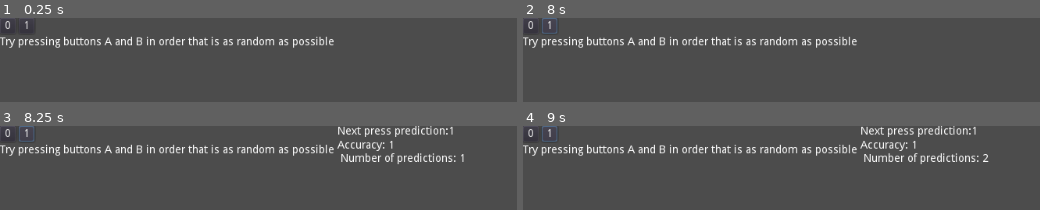
Above: before the commit, frames 1-4 (two rows, left to right).
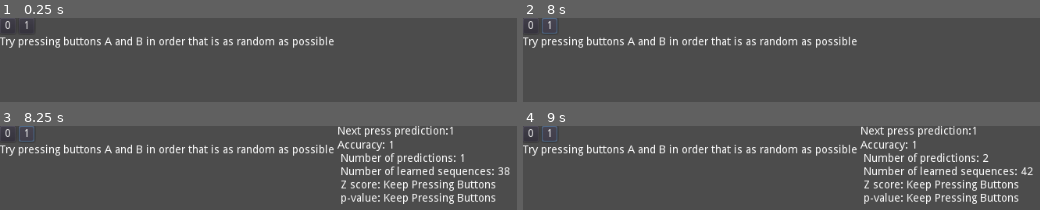
Above: after the commit, the same moments.

Repository: Winsalot/HumanRandomnessTest
Game: Godot game, scene res://Main.tscn
The game is run twice, just before and just after one commit, with the same random seed, the same clock (stepped at 60 frames per second) and the same inputs.
Inputs:
- Up to frame 1 (0.25 s): no input
- Up to frame 2 (8 s): click "0" at 0.5 s; click "1" at 1.25 s; click "0" at 2 s; click "1" at 2.75 s; click "0" at 3.5 s; click "1" at 4.25 s; tap Enter at 5, 6.5 s; tap Space at 5.75, 7.25 s
- Up to frame 3 (8.25 s): tap Enter at 8 s
- Up to frame 4 (9 s): tap Space at 8.75 s

Frames 1-2 are identical in both runs. In frame 3, 4.4% of the frame differs, in the area x 65-99%, y 47-93%; in frame 4, 4.4%.

Commit message:
Perform z test and find p-value from table

Diff:
--- a/Main.gd
+++ b/Main.gd
@@ -6,6 +6,8 @@
 onready var button_history = []
 var next_press
 var rng = RandomNumberGenerator.new()
+var z_score = "Keep Pressing Buttons"
+var p_value = "Keep Pressing Buttons"
 
 
 var ngram_freq = {}
@@ -30,7 +32,10 @@
 	update_history(value)
 	update_frequencies()
 	next_press = predict_next()
+	update_z()
+	update_p_val()
 	update_labels()
+
 
 
 func update_history(keypress):
@@ -72,6 +77,32 @@
 	if next_press == press:
 		accuracy[0]+=1
 
+func update_z():
+	if accuracy[1]<10:
+		return
+	var z = (accuracy[0] - (accuracy[1]/2.0) + 0.5) / (sqrt(accuracy[1] * 0.25))
+	z_score=String(z)
+
+func update_p_val():
+	if accuracy[1]<11:
+		return
+	var z = z_score
+	if float(z) < 1:
+		p_value = "> 0.15"
+	if float(z) > 1:
+		p_value = "<0.15"
+	if float(z) > 1.3:
+		p_value = "<0.10"
+	if float(z) > 1.65:
+		p_value = "<0.05"
+	if float(z) > 2.33:
+		p_value = "<0.01"
+	if float(z) > 3.1:
+		p_value = "<0.001"
+	if float(z) > 3.7:
+		p_value = "<0.0001"
+
+
 
 
 func update_labels():
@@ -82,7 +113,11 @@
 	String(next_press)
 	$HBoxContainer/VBoxContainer2/Acc.text = "Accuracy: " + \
 	String(accuracy[0]/accuracy[1]) + \
-	"\n Number of predictions: " + String(accuracy[1])
+	"\n Number of predictions: " + String(accuracy[1]) + \
+	"\n Number of learned sequences: " + String(ngram_freq.size()) + \
+	"\n Z score: " + z_score + \
+	"\n p-value: " + p_value
+
 
 func _on_Button_A_pressed():
 #	print("Button A pressed")
--- a/Main.tscn
+++ b/Main.tscn
@@ -21,6 +21,7 @@
 __meta__ = {
 "_edit_use_anchors_": false
 }
+Ngram_max = 10
 
 [node name="HBoxContainer" type="HBoxContainer" parent="."]
 margin_right = 40.0
Not shown, changed: README
